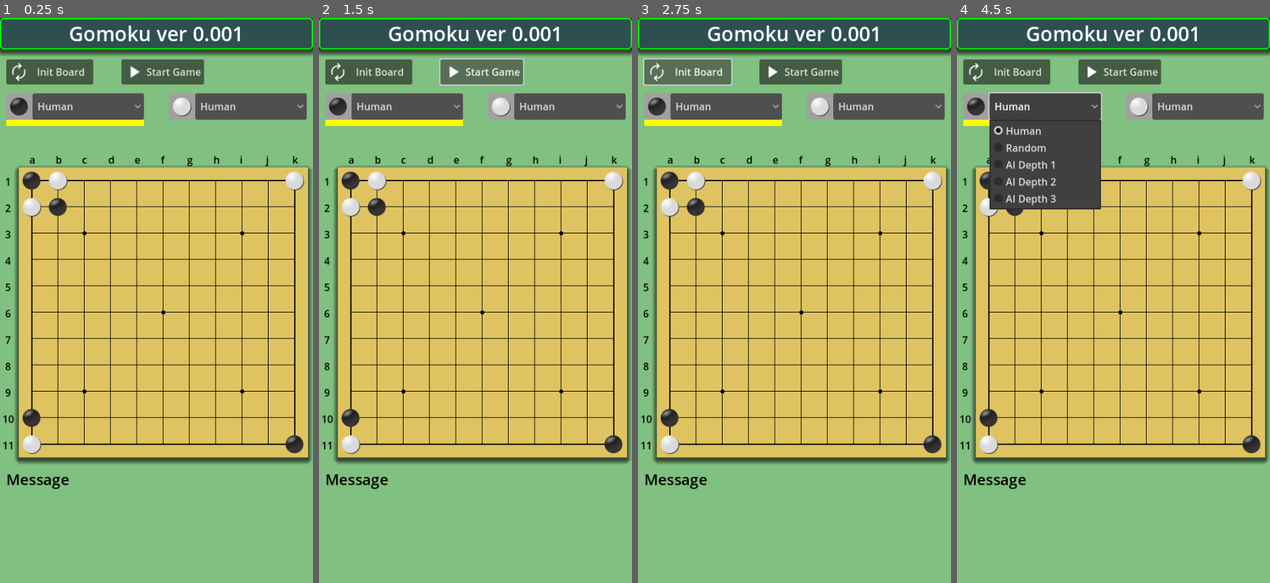
Above: before the commit, frames 1-4 (left to right).
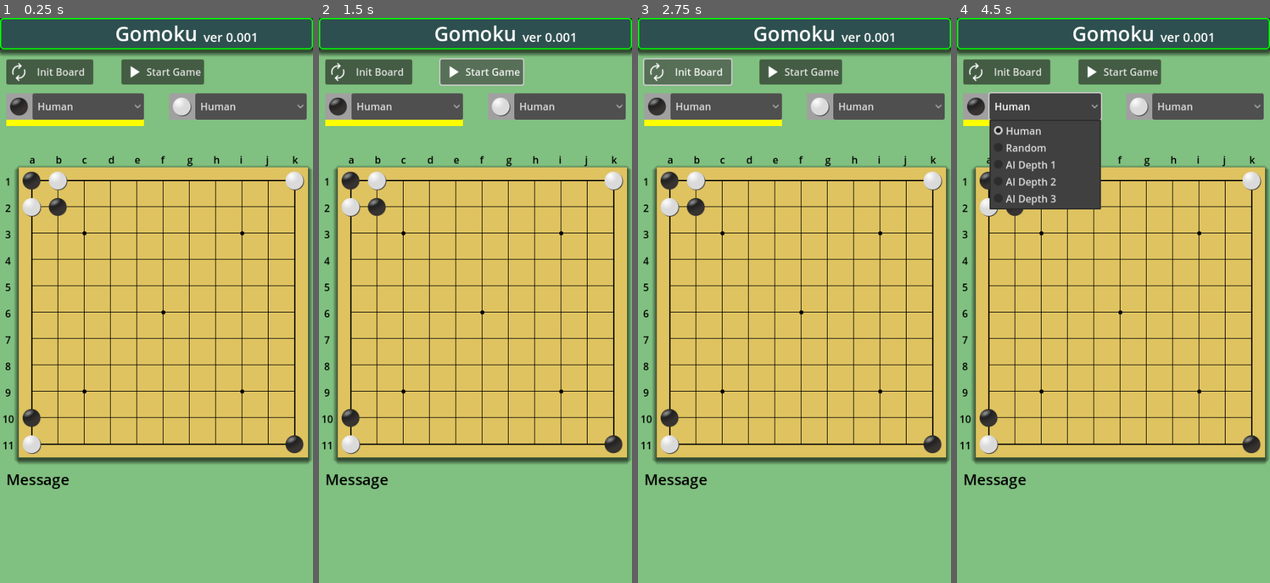
Above: after the commit, the same moments.

Repository: vivisuke/Gomoku
Game: Godot game, scene res://main_scene.tscn
Same seed, same stepped clock (60 frames per second), same inputs: the game is played once before the commit and once after it.
Inputs:
- Up to frame 1 (0.25 s): no input
- Up to frame 2 (1.5 s): click "Start Game" at 0.5 s; click "Start Game" at 1.25 s
- Up to frame 3 (2.75 s): click "Init Board" at 2 s
- Up to frame 4 (4.5 s): click "Human" at 2.75 s; click "Init Board" at 3.5 s; click "Human" at 4.25 s

The runs differ from the first frame. In frame 1, 0.8% of the frame differs, in the area x 22-82%, y 1-5%; in frame 2, 0.8%; in frame 3, 0.8%; in frame 4, 0.8%.

Commit message:
0019 ◎ C 09/02 09/02 0.001│ToDo│Board クラス追加 0020 ◎ C 09/02 09/02 0.001│ToDo│タイトル・バージョンラベルを分ける

Diff:
--- a/Gomoku/main_scene.tscn
+++ b/Gomoku/main_scene.tscn
@@ -41,9 +41,19 @@
 offset_bottom = 50.0
 theme_override_colors/font_color = Color(1, 1, 1, 1)
 theme_override_font_sizes/font_size = 32
-text = "Gomoku ver 0.001"
+text = "Gomoku"
 horizontal_alignment = 1
 vertical_alignment = 1
+
+[node name="version" type="Label" parent="TitleBar"]
+layout_mode = 0
+offset_left = 325.0
+offset_top = 16.0
+offset_right = 413.0
+offset_bottom = 47.0
+theme_override_colors/font_color = Color(1, 1, 1, 1)
+theme_override_font_sizes/font_size = 20
+text = "ver 0.001"
 
 [node name="InitButton" type="Button" parent="."]
 offset_left = 10.0
--- a/Gomoku/scripts/global.gd
+++ b/Gomoku/scripts/global.gd
@@ -3,6 +3,16 @@
 const N_HORZ = 11
 const N_VERT = 11
 
+class Board:
+	var hbitmap = []		# 水平方向ビットマップ
+	var vbitmap = []		# 垂直方向ビットマップ
+	func _init():
+		hbitmap.resize(N_VERT)
+		hbitmap.fill(0)
+		vbitmap.resize(N_HORZ)
+		vbitmap.fill(0)
+
+
 func _ready():
 	pass # Replace with function body.
 func _process(delta):
Not shown, changed: Gomoku.spr
